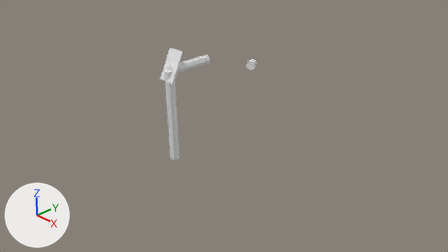
The Blender file Coord_systems.blend, before and after one commit.
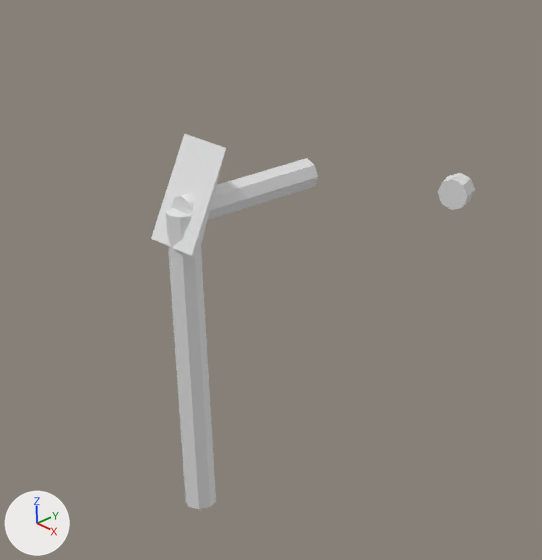
Each version appears first from the file's camera 'Camera', and next in a close-up on the part from 26% to 62% of the width and 3% to 70% of the height. Every picture has the same lights, and +X, +Y and +Z are marked at lower left.

The scene before the commit, as lines of its bpy script (objects in view):
```python
ob_axis_r = bpy.data.objects.new('Axis-R', me_cylinder_001)
ob_axis_r.location = (0.0, 0.0, 2.0)
ob_axis_r.rotation_euler = (-1.571, 0.0, 0.0)  # degrees (-90, 0, 0)
ob_axis_r.scale = (1.0, 1.0, 0.5)
ob_axis_z = bpy.data.objects.new('Axis-Z', me_cylinder)
ob_axis_z.location = (0.0, -1.0, 2.0)
ob_cylinder = bpy.data.objects.new('Cylinder', me_cylinder_002)
ob_cylinder.location = (0.0, 0.0, 0.0)
ob_cylinder.scale = (1.0, 1.0, 0.0649)
ob_da = bpy.data.objects.new('dA', me_cube_001)
ob_da.location = (0.0, -1.0, 2.0)
ob_da.rotation_euler = (0.0, 0.0, -1.571)  # degrees (0, 0, -90)
ob_da.scale = (0.2, 0.2, 0.2)
ob_integrationpath = bpy.data.objects.new('IntegrationPath', cu_beziercircle)
ob_integrationpath.location = (0.0, 0.0, 2.0)
```
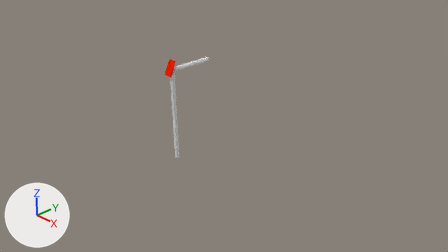
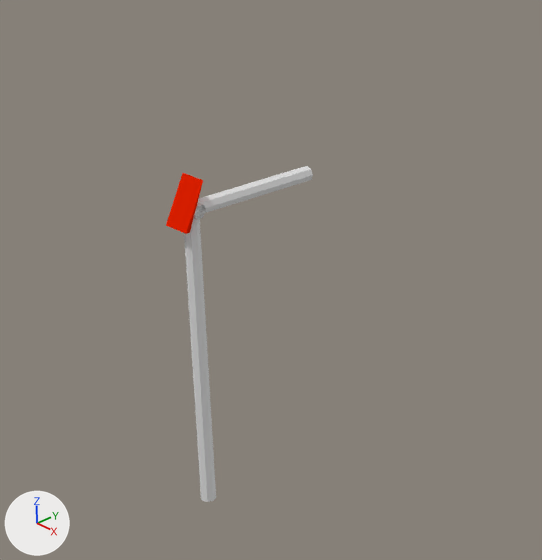
ob_integrationpath is not drawn itself; it is used by a modifier of ob_cylinder.

Where the newer file only moved an object's origin or applied its transform, the numbers keep the older frame.

Changed parts and their boxes [x1, y1, x2, y2] in the close-ups (542 x 560 px):
'Axis-Z', moved, rescaled (35% narrower)
    before: [166, 208, 216, 509]
    after: [184, 212, 216, 502]
'dA', recoloured, moved, rescaled (50% narrower, 50% shorter)
    before: [151, 134, 226, 256]
    after: [166, 173, 203, 234]
'Axis-R', mesh rescaled
    before: [172, 158, 318, 220]
    after: [195, 166, 313, 214]
'Cylinder', reshaped, rescaled, moved, turned, modifiers changed
    before: [438, 173, 475, 210]
    after: [194, 203, 206, 219]
part 1 of me_cylinder_002, deleted
    before: [438, 173, 475, 210]
part 2 of me_cylinder_002, added
    after: [194, 203, 206, 219]

What changed in the scene script:
```text
Add mat_material_001:
    mat_material_001 = diffuse_material('Material.001')
    mat_material_001.base_color = (0.8, 0.0153, 0.0)  # red #e72100
Add mat_material_002:
    mat_material_002 = diffuse_material('Material.002')
    mat_material_002.base_color = (0.8, 0.8, 0.8)  # white #e7e7e7
Change me_cylinder_001:
    where me_cylinder_001.from_pydata(...)  # 16 vertices, 10 faces; spans x -0.1..0.1, y -0.1..0.1, z -2.0..0.0
    used by ob_axis_r; location = (0.0, 0.0, 2.0); rotation_euler = (-1.571, 0.0, 0.0), in degrees (-90, 0, 0); scale = (1.0, 1.0, 0.5)
    me_cylinder_001 part 3: the whole mesh is scaled about the mesh origin by (0.503, 0.5, 0.974)
Change me_cube_001:
    where me_cube_001.from_pydata(...)  # 6 vertices, 5 faces; spans x -1.0..0.5, y -1.0..1.0, z -1.0..1.97
    add me_cube_001.materials.append(mat_material_001)  # red #e72100
Change me_cylinder_002:
    used by ob_cylinder; location = (0.0, 0.0, 0.0); scale = (1.0, 1.0, 0.0649)
    verts and faces of me_cylinder_002; kept vertices keep their numbers, new ones are numbered from 16
    remove me_cylinder_002.from_pydata(...)  # 16 vertices, 10 faces; spans x -0.1..0.1, y -0.1..0.1, z -1.0..1.0
    add me_cylinder_002.from_pydata(...)  # 12 vertices, 6 faces; spans x -0.09..0.09, y -0.1..0.1, z -1.27..1.27
    me_cylinder_002 part 1: the whole mesh is rebuilt
    me_cylinder_002 part 2
    add verts[16] = (0.0, 0.1, -1.27)
    add verts[17] = (0.07, 0.07, -1.27)
    add verts[18] = (0.09, -0.04, -1.27)
    add verts[19] = (0.0, -0.1, -1.27)
    add verts[20] = (-0.07, -0.07, -1.27)
    add verts[21] = (-0.09, 0.04, -1.27)
    add for new, old in zip([*range(22, 28)], [*range(16, 22)]): verts[new] = verts[old] + (0.0, 0.0, 2.54)
    add faces += [(16, 22, 23, 17), (17, 23, 24, 18), (18, 24, 25, 19), (19, 25, 26, 20), (20, 26, 27, 21), (16, 21, 27, 22)]
    add me_cylinder_002.materials.append(mat_material_002)  # white #e7e7e7
Change ob_integrationpath:
    ob_integrationpath.scale: (1.0, 1.0, 1.0) -> (0.936, 0.936, 0.936)
Change ob_axis_z:
    ob_axis_z.location: (0.0, -1.0, 2.0) -> (0.0, -0.936, 2.0)
    ob_axis_z.scale: (1.0, 1.0, 1.0) -> (0.5, 0.5, 1.0)
Change ob_da:
    ob_da.location: (0.0, -1.0, 2.0) -> (0.0, -1.006, 2.0)
    ob_da.scale: (0.2, 0.2, 0.2) -> (0.1, 0.1, 0.1)
Change ob_cylinder:
    ob_cylinder.location: (0.0, 0.0, 0.0) -> (0.0, 0.0, 2.0)
    ob_cylinder.rotation_euler: (0.0, 0.0, 0.0) -> (0.0, 1.571, 0.0)  # degrees (0, 0, 0) -> degrees (0, 90, 0)
    ob_cylinder.scale: (1.0, 1.0, 0.0649) -> (0.5, 0.5, 0.0649)
    where _m = ob_cylinder.modifiers.new('Array', 'ARRAY')
    remove _m.curve = ob_integrationpath
    _m.fit_length: 0.0219 -> 0.918
    where _m = ob_cylinder.modifiers.new('Array', 'ARRAY')
    add _m.merge_threshold = 0.0
    where _m = ob_cylinder.modifiers.new('Curve', 'CURVE')
    remove _m.deform_axis = 'POS_Z'
```
